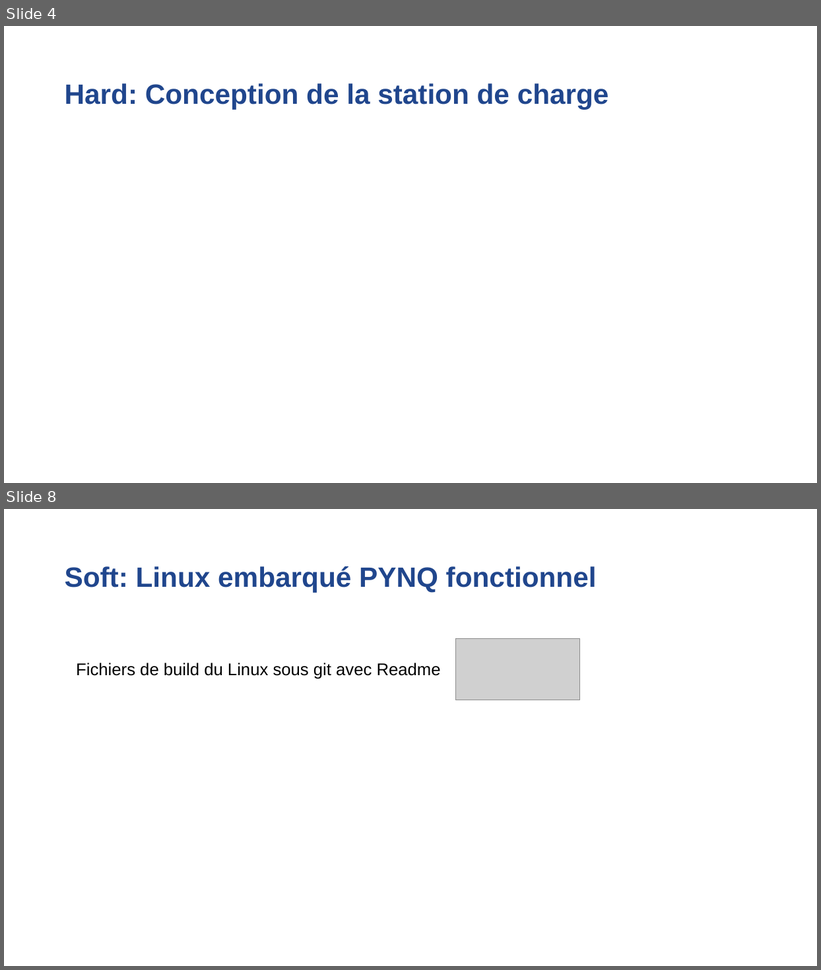
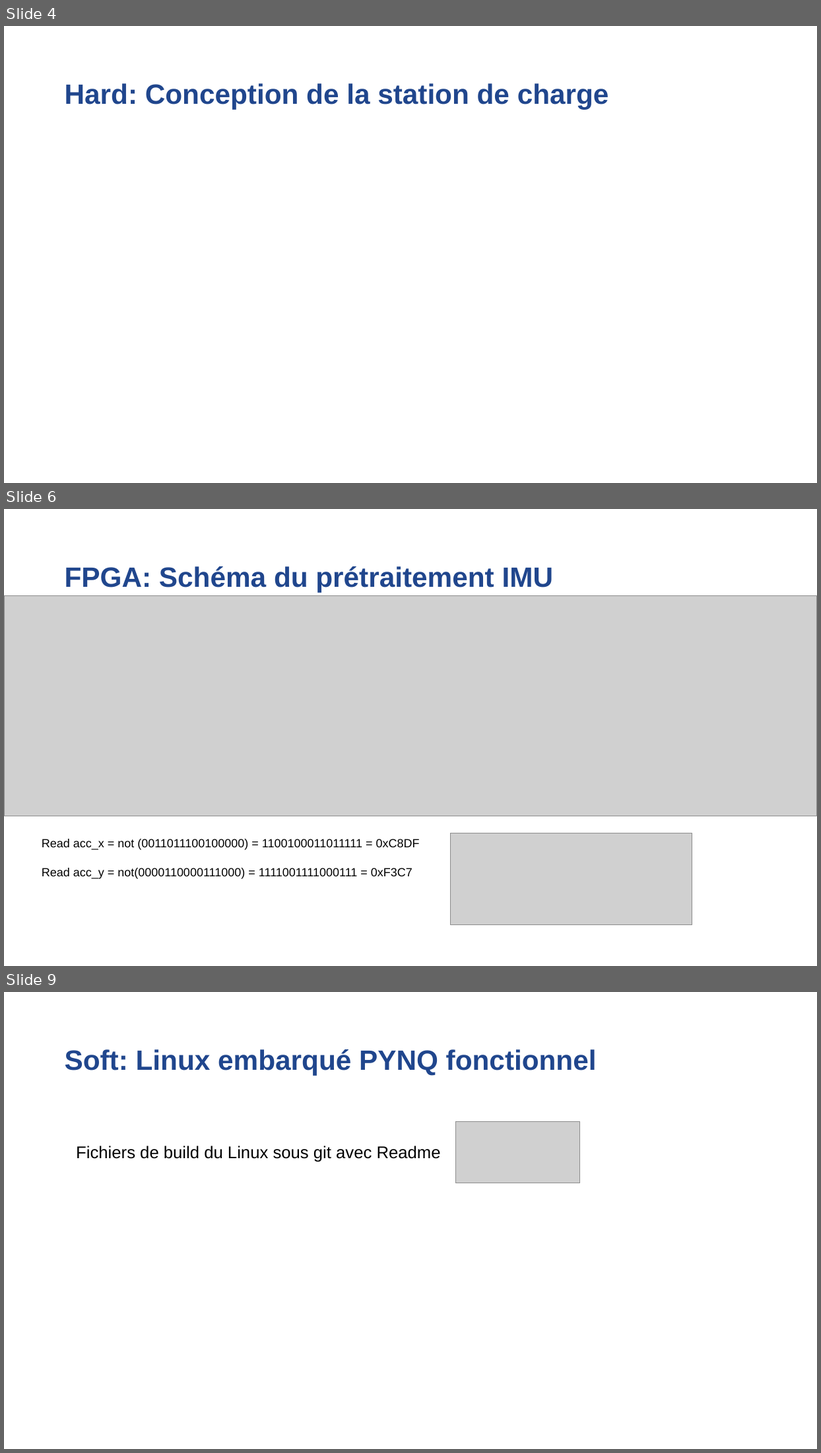
Before and after one commit to Laffargue-ElsysDesign/Robot_Surveillance_V3, a slide deck: GestionDeProjet/Reunions/Reunion_23_06_2022/Reunion_avancement23_06_22.pptx. Shown one above the other, each under a label of ours: slides 4 and 8 before the commit, slides 4, 6 and 9 after it; the slides between them are not shown. The pictures are 821x970 and 821x1453 pixels, drawn with LibreOffice and Linux fonts; fonts in the diff are those of the drawing; grey boxes stand for pictures; background and template pictures are left out. Boxes give left, top, right and bottom in pixels: in the first picture for what was removed or moved away, otherwise in the second. Text is boxed around its words. In the diff, an @@ line names an element or a change of style, - is before the commit and + after.

```diff
--- a/GestionDeProjet/Reunions/Reunion_23_06_2022/Reunion_avancement23_06_22.pptx
+++ b/GestionDeProjet/Reunions/Reunion_23_06_2022/Reunion_avancement23_06_22.pptx
@@ slide 6 added at [4, 509, 817, 966], background #FFFFFF @@
@@ title added at [65, 566, 554, 592], 33 pt, text #20468D, bold @@
+FPGA: Schéma du prétraitement IMU
@@ picture added at [4, 596, 817, 817] @@
@@ text added at [42, 839, 420, 879], 14 pt, text #000000 @@
+Read acc_x = not (0011011100100000) = 1100100011011111 = 0xC8DF
+Read acc_y = not(0000110000111000) = 1111001111000111 = 0xF3C7
@@ picture added at [451, 834, 692, 925] @@
@@ what was slide 8 is now slide 9 @@
```
Also in this commit, not shown: 3 slides changed, 1 other slide added, 1 slide removed, 14 other files.
